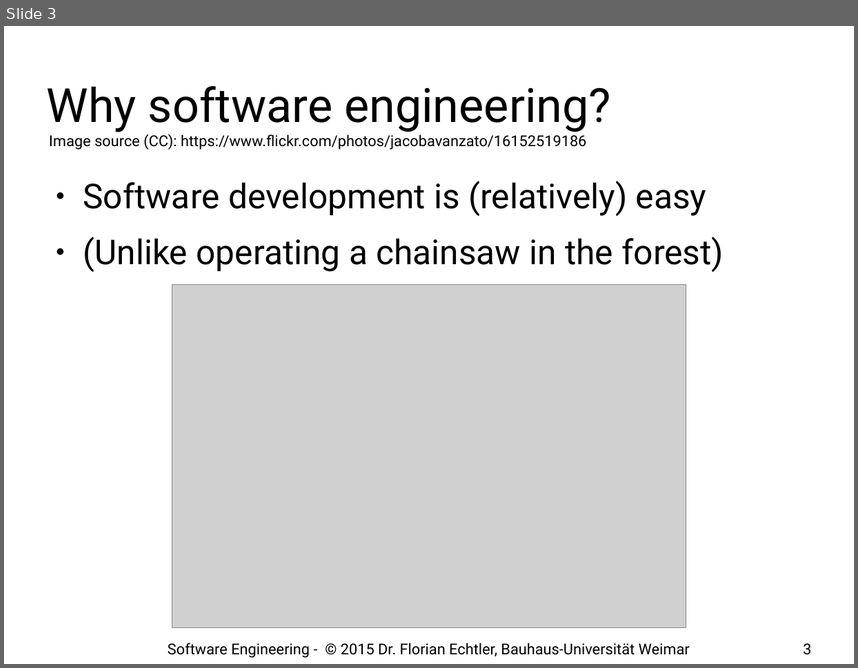
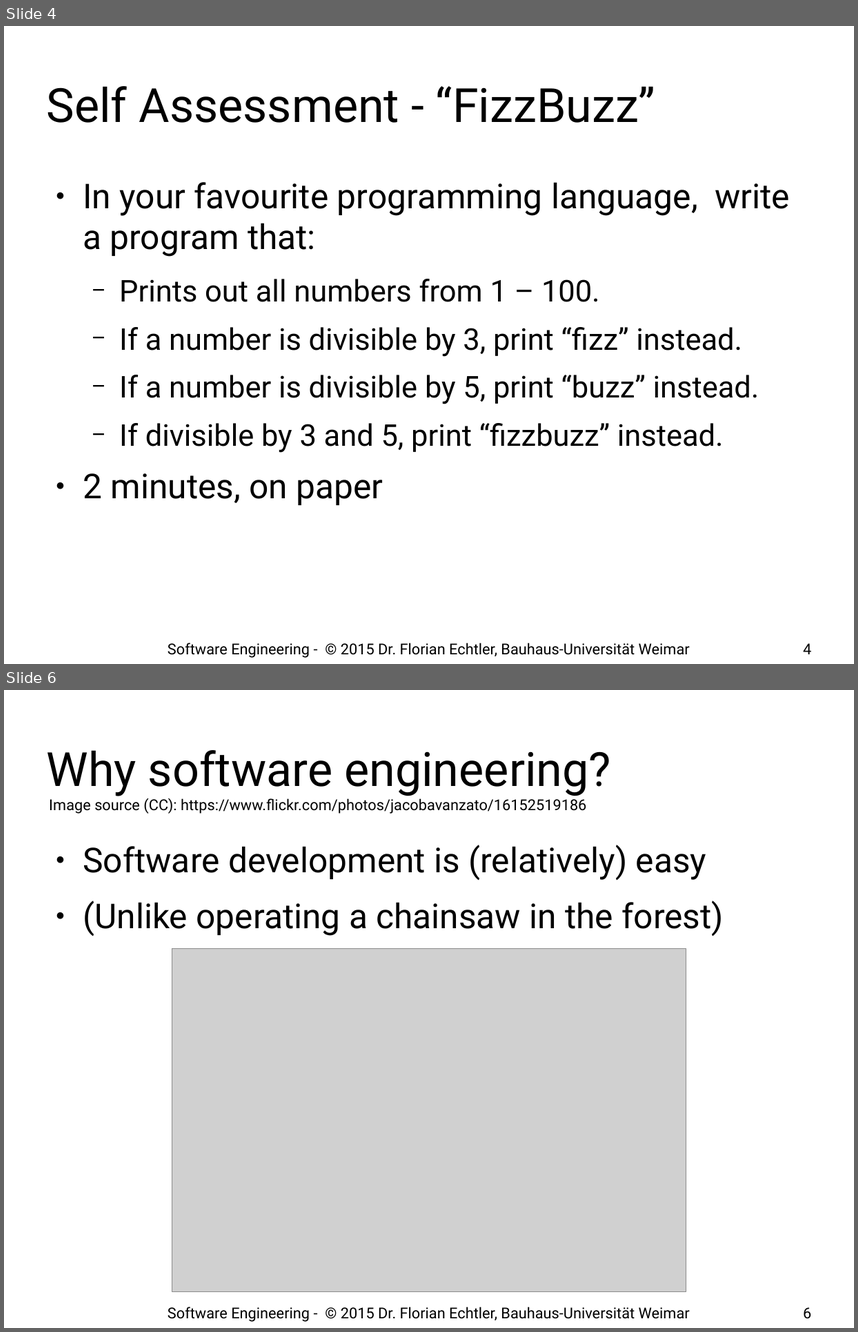
Before and after one commit to floe/software-engineering, a slide deck: 01-introduction.odp. Shown one above the other, each under a label of ours: slide 3 before the commit, slides 4 and 6 after it; the slides between them are not shown. The pictures are 858x668 and 858x1332 pixels, drawn with LibreOffice and Linux fonts; fonts in the diff are those of the drawing; grey boxes stand for pictures; background and template pictures are left out. Boxes give left, top, right and bottom in pixels: in the first picture for what was removed or moved away, otherwise in the second. Text is boxed around its words. In the diff, an @@ line names an element or a change of style, - is before the commit and + after.

```diff
--- a/01-introduction.odp
+++ b/01-introduction.odp
@@ slide 4 added at [4, 26, 854, 664], background #FFFFFF @@
@@ title added at [47, 86, 655, 123], 44 pt, text #000000 @@
+Self Assessment - “FizzBuzz”
@@ text added at [83, 182, 790, 505], 28 pt, text #000000 @@
+● In your favourite programming language, write a program that:
+  − Prints out all numbers from 1 – 100.
+  − If a number is divisible by 3, print “fizz” instead.
+  − If a number is divisible by 5, print “buzz” instead.
+  − If divisible by 3 and 5, print “fizzbuzz” instead.
+● 2 minutes, on paper
@@ text added at [168, 642, 690, 657], 14 pt, text #000000 @@
+Software Engineering - © 2015 Dr. Florian Echtler, Bauhaus-Universität Weimar
@@ page number added at [803, 643, 811, 654], 14 pt, text #000000 @@
+4
@@ what was slide 3 is now slide 6 @@
@@ page number at [803, 1307, 811, 1319]: text changed @@
-3
+6
```
Also in this commit, not shown: 16 slides changed, 12 other slides added.
